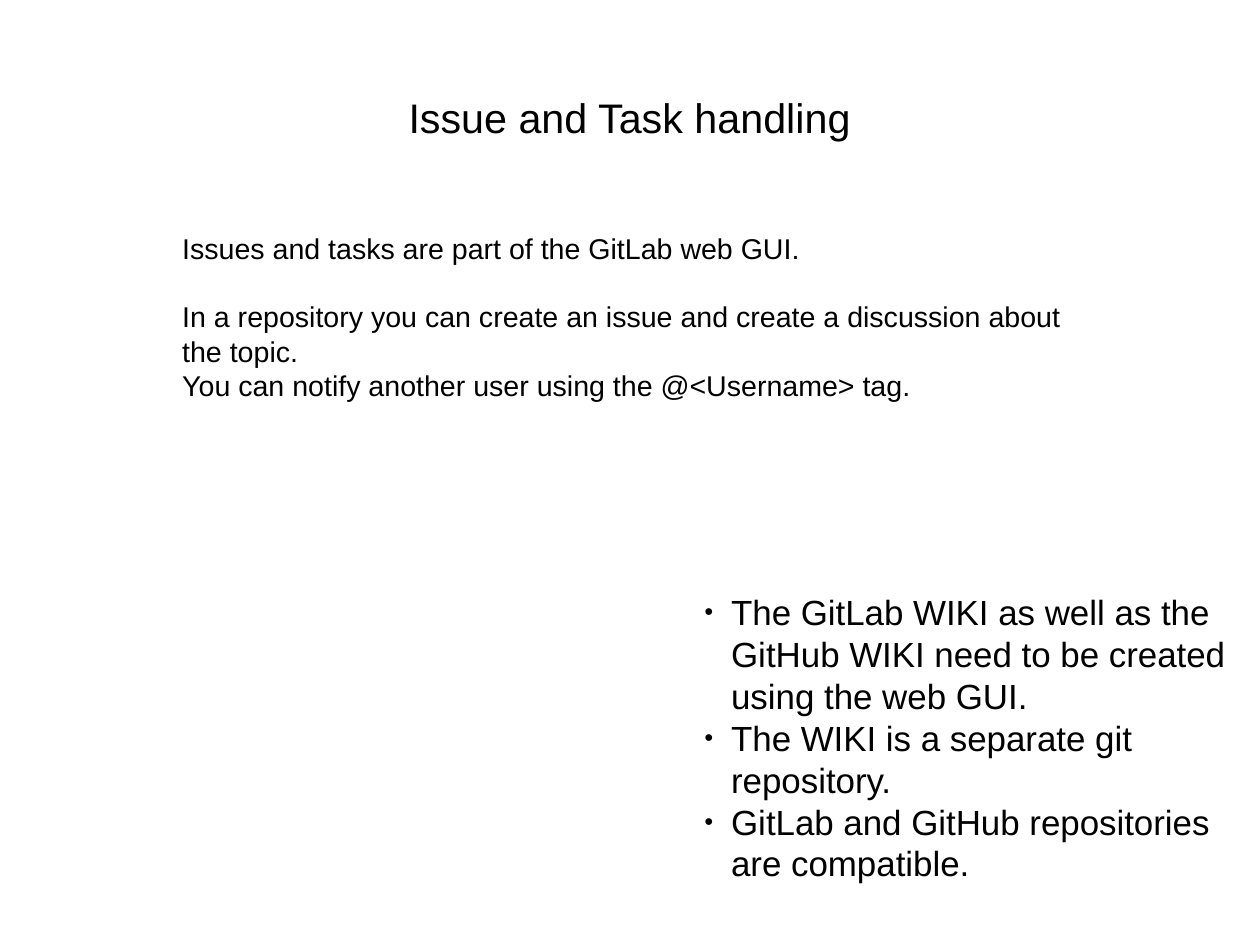
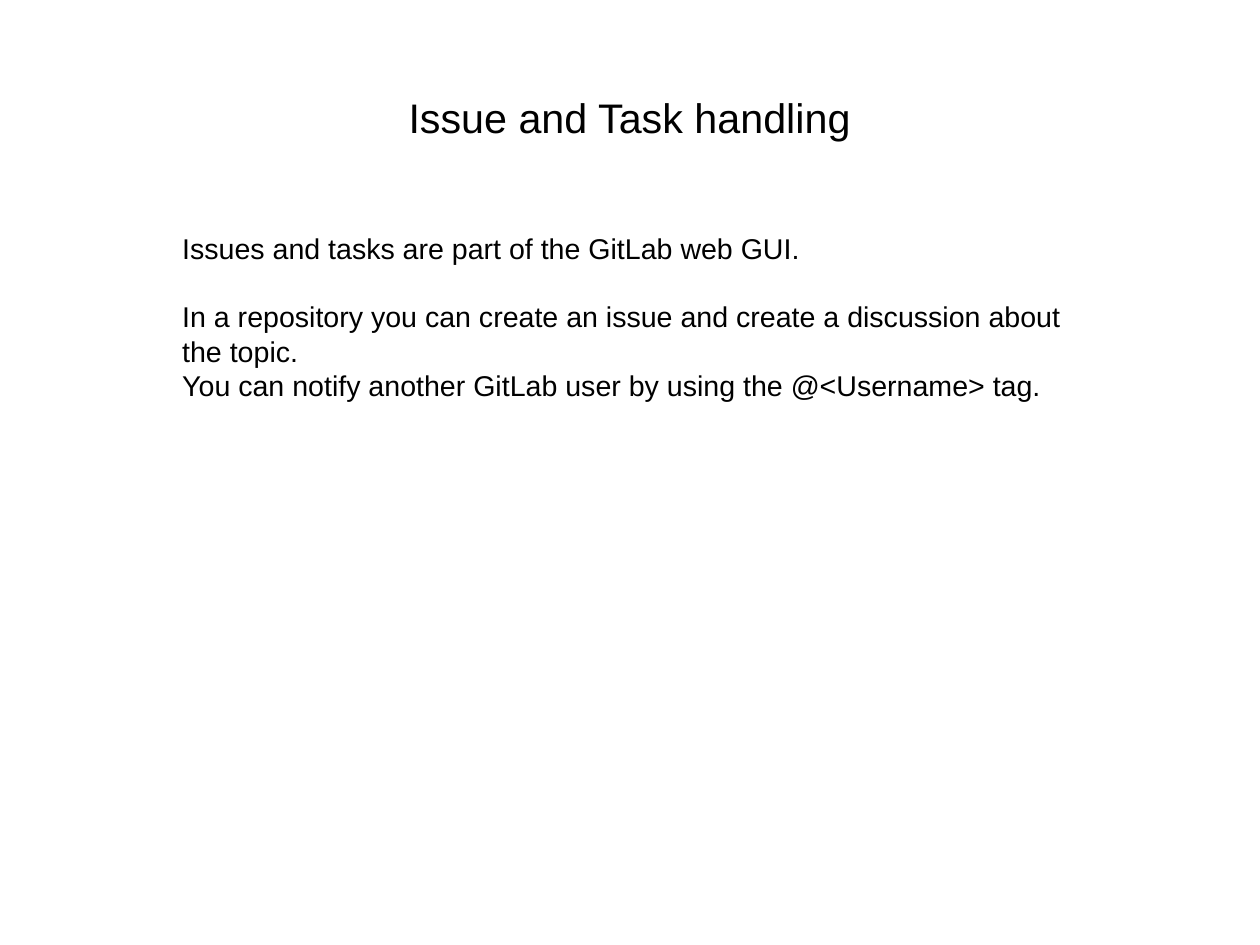
Before and after one commit to stela2502/ongoing_work, a slide deck: slide 5 of doc/Introduction.odp. Drawn at 1260x945 pixels with LibreOffice and Linux fonts; fonts in the diff are those of the drawing. Boxes give left, top, right and bottom in pixels: in the first picture for what was removed or moved away, otherwise in the second. Text is boxed around its words. In the diff, an @@ line names an element or a change of style, - is before the commit and + after.

```diff
--- a/doc/Introduction.odp
+++ b/doc/Introduction.odp
@@ text at [182,375,1041,401]: text changed @@
-You can notify another user using the @<Username> tag.
+You can notify another GitLab user by using the @<Username> tag.
@@ text removed at [731,599,1225,883] @@
-● The GitLab WIKI as well as the GitHub WIKI need to be created using the web GUI.
-● The WIKI is a separate git repository.
-● GitLab and GitHub repositories are compatible.
```
Also in this commit, not shown: 2 other slides changed.
